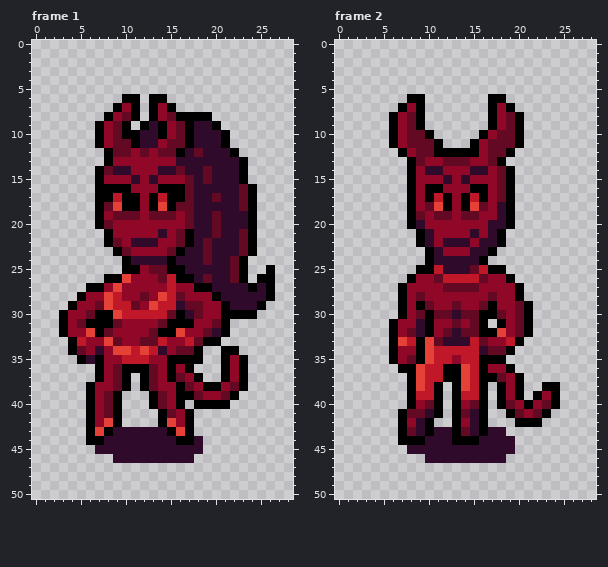
A pixel-art file gets an edit: Succubus/Sprites/Characters.aseprite. Above, as it was before the edit.
29x51 pixels, 2 frames. Shown: frame 1, frame 2.
And afterwards:
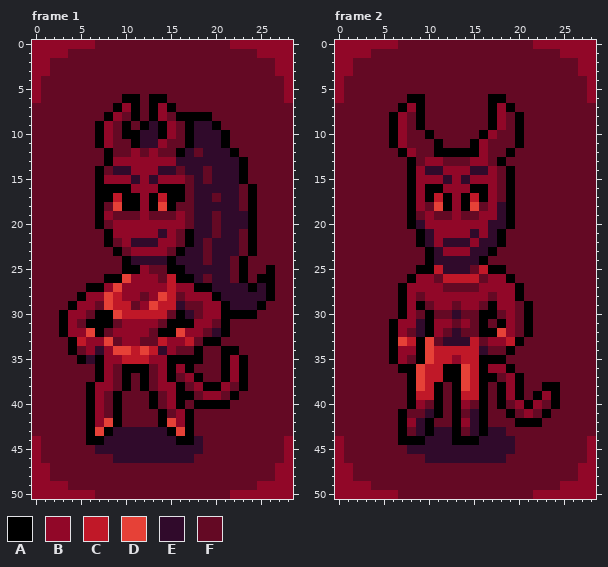
Palette (. is transparent): A #000000  B #910728  C #c01828  D #e64137  E #300a2b  F #640924
Edits made:
layer "Background" now shown
Changed rows in their new state; - is an unchanged pixel.
Frame 1, layer "Background":
first column x 0:
 0 BBBBBBBFFFFFFFFFFFFFFFBBBBBBB
 1 BBBBFFFFFFFFFFFFFFFFFFFFFBBBB
 2 BBFFFFFFFFFFFFFFFFFFFFFFFFFBB
 3 BBFFFFFFFFFFFFFFFFFFFFFFFFFBB
 4 BFFFFFFFFFFFFFFFFFFFFFFFFFFFB
 5 BFFFFFFFFFFFFFFFFFFFFFFFFFFFB
 6 BFFFFFFFFF--F--FFFFFFFFFFFFFB
 7 FFFFFFFFF---F---FFFFFFFFFFFFF
 8 FFFFFFFF----F-------FFFFFFFFF
 9 FFFFFFF----F---------FFFFFFFF
10 FFFFFFF---------------FFFFFFF
11 FFFFFFF---------------FFFFFFF
12 FFFFFFFF---------------FFFFFF
13 FFFFFFFF----------------FFFFF
14 FFFFFFF-----------------FFFFF
15 FFFFFFF-----------------FFFFF
16 FFFFFFF------------------FFFF
17 FFFFFFF------------------FFFF
18 FFFFFFF------------------FFFF
19 FFFFFFF------------------FFFF
20 FFFFFFF------------------FFFF
21 FFFFFFFF-----------------FFFF
22 FFFFFFFF-----------------FFFF
23 FFFFFFFFF----------------FFFF
24 FFFFFFFFFF--------------FFFFF
25 FFFFFFFFFF--------------FF-FF
26 FFFFFFFF----------------F--FF
27 FFFFFF---------------------FF
28 FFFFF----------------------FF
29 FFFF----------------------FFF
30 FFF----------------------FFFF
31 FFF-------------------FFFFFFF
32 FFF-------------------FFFFFFF
33 FFFF-----------------FFFFFFFF
34 FFFF---------------FF--FFFFFF
35 FFFFF--------------FF---FFFFF
36 FFFFFFF-----------FFF---FFFFF
37 FFFFFFF----F-------FF---FFFFF
38 FFFFFF-----F------------FFFFF
39 FFFFFF----FFF----------FFFFFF
40 FFFFFF----FFF----F----FFFFFFF
41 FFFFFF----FFFF----FFFFFFFFFFF
42 FFFFFF----FFFF----FFFFFFFFFFF
43 FFFFFF------------FFFFFFFFFFF
44 BFFFFF-------------FFFFFFFFFB
45 BFFFFFF------------FFFFFFFFFB
46 BFFFFFFFF---------FFFFFFFFFFB
47 BBFFFFFFFFFFFFFFFFFFFFFFFFFBB
48 BBFFFFFFFFFFFFFFFFFFFFFFFFFBB
49 BBBBFFFFFFFFFFFFFFFFFFFFFBBBB
50 BBBBBBBFFFFFFFFFFFFFFFBBBBBBB
Frame 2, layer "Background":
first column x 0:
 0 BBBBBBBFFFFFFFFFFFFFFFBBBBBBB
 1 BBBBFFFFFFFFFFFFFFFFFFFFFBBBB
 2 BBFFFFFFFFFFFFFFFFFFFFFFFFFBB
 3 BBFFFFFFFFFFFFFFFFFFFFFFFFFBB
 4 BFFFFFFFFFFFFFFFFFFFFFFFFFFFB
 5 BFFFFFFFFFFFFFFFFFFFFFFFFFFFB
 6 BFFFFFFF--FFFFFFF--FFFFFFFFFB
 7 FFFFFFF---FFFFFFF---FFFFFFFFF
 8 FFFFFF----FFFFFFF----FFFFFFFF
 9 FFFFFF----FFFFFFF----FFFFFFFF
10 FFFFFF-----FFFFF-----FFFFFFFF
11 FFFFFF------FFF------FFFFFFFF
12 FFFFFFF-------------FFFFFFFFF
13 FFFFFFFF-----------FFFFFFFFFF
14 FFFFFFFF------------FFFFFFFFF
15 FFFFFFFF------------FFFFFFFFF
16 FFFFFFFF------------FFFFFFFFF
17 FFFFFFFF------------FFFFFFFFF
18 FFFFFFFF------------FFFFFFFFF
19 FFFFFFFF------------FFFFFFFFF
20 FFFFFFFF------------FFFFFFFFF
21 FFFFFFFFF----------FFFFFFFFFF
22 FFFFFFFFF----------FFFFFFFFFF
23 FFFFFFFFFF--------FFFFFFFFFFF
24 FFFFFFFFFF-------FFFFFFFFFFFF
25 FFFFFFFFF----------FFFFFFFFFF
26 FFFFFFFF------------FFFFFFFFF
27 FFFFFFF--------------FFFFFFFF
28 FFFFFFF--------------FFFFFFFF
29 FFFFFFF---------------FFFFFFF
30 FFFFFFF---------------FFFFFFF
31 FFFFFF-----------F----FFFFFFF
32 FFFFFF----------------FFFFFFF
33 FFFFFF---------------FFFFFFFF
34 FFFFFF--------------FFFFFFFFF
35 FFFFFF-------------FFFFFFFFFF
36 FFFFFFF-------------FFFFFFFFF
37 FFFFFFFF-------------FFFFFFFF
38 FFFFFFFF----F----F---FF--FFFF
39 FFFFFFFF----F----F---F---FFFF
40 FFFFFFFF----F----F-------FFFF
41 FFFFFFF-----F----FF-----FFFFF
42 FFFFFFF----FF----FFF---FFFFFF
43 FFFFFFF------------FFFFFFFFFF
44 BFFFFFF-------------FFFFFFFFB
45 BFFFFFFF------------FFFFFFFFB
46 BFFFFFFFFF---------FFFFFFFFFB
47 BBFFFFFFFFFFFFFFFFFFFFFFFFFBB
48 BBFFFFFFFFFFFFFFFFFFFFFFFFFBB
49 BBBBFFFFFFFFFFFFFFFFFFFFFBBBB
50 BBBBBBBFFFFFFFFFFFFFFFBBBBBBB
Where, in picture pixels (left, top, right, bottom), the same in both pictures:
added: (32, 40, 293, 499)
added: (335, 40, 596, 499)
